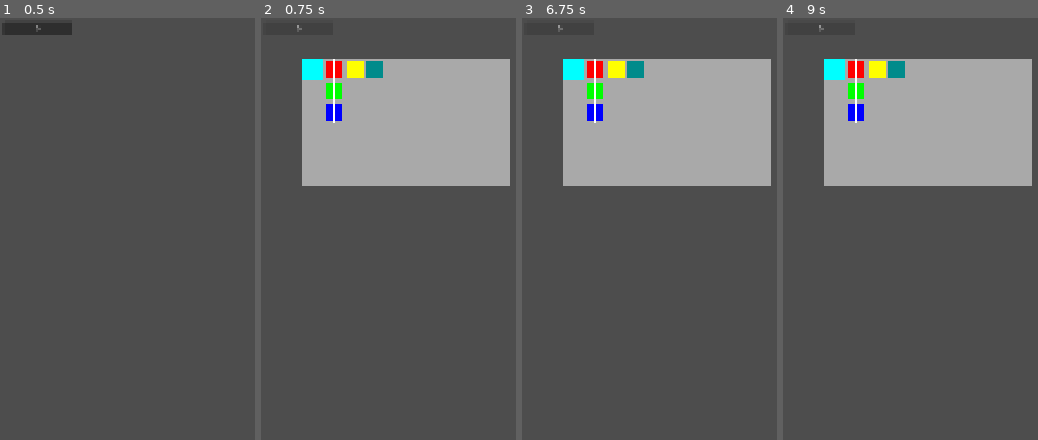
Above: before the commit, frames 1-4 (left to right).
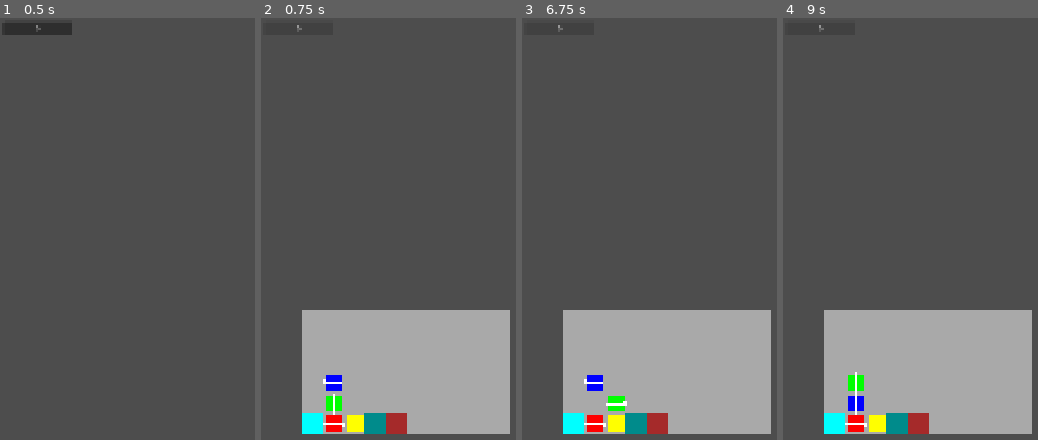
Above: after the commit, the same moments.

Repository: ggestein/jigsaw-of-the-sinking-star
Game: Godot game, scene res://scenes/tests/test_core_gameplay.tscn
The game is run twice, just before and just after one commit, with the same random seed, the same clock (stepped at 60 frames per second) and the same inputs. The project has no main scene, so this scene is started directly.
Inputs:
- Up to frame 1 (0.5 s): no input
- Up to frame 2 (0.75 s): click "0" at 0.5 s
- Up to frame 3 (6.75 s): tap Enter at 1.25, 2.75, 4.25 s; hold D 1.28-2.03 s; tap R at 1.35, 3.05, 3.6, 5.3, 5.85 s; tap C at 1.55, 2.1, 3.8, 4.35, 6.05, 6.6 s; tap Space at 2, 3.5, 5 s; hold S 2.03-2.78 s; tap Z at 2.3, 2.85, 4.55, 5.1 s; hold D 2.78-3.53 s; hold W 3.53-4.28 s; hold A 4.28-5.78 s; hold S 5.78-6.53 s; hold D from 6.53 s (still down)
- Up to frame 4 (9 s): tap Z at 6.8, 7.35 s; release D at 7.28 s; hold W 7.28-8.03 s; tap R at 7.55, 8.1 s; hold D 8.03-8.78 s; tap C at 8.3, 8.85 s; hold S from 8.78 s (still down)

Frame 1 is identical in both runs. In frame 2, 49% of the frame differs, in the area x 16-98%, y 9-99%; in frame 3, 49%; in frame 4, 49%.

Commit message:
core gameplay basic

Diff:
--- a/scripts/core_gameplay.gd
+++ b/scripts/core_gameplay.gd
@@ -23,7 +23,7 @@
 class GameState:
 	var current_character_index: int
 	var characters: Array[CharacterInstance] # the order matters
-	var boxs: Array[Vector2i]
+	var boxes: Array[Vector2i]
 	var pads_active: Array[bool]
 	var doors_unlock: Array[bool]
 
@@ -39,7 +39,7 @@
 }
 class Event:
 	var type: EventType
-	var params: Array[Variant]
+	var args: Array[Variant]
 
 static func normalize_state(level_data: LevelData, state: GameState):
 	state.pads_active = calculate_pads_active(level_data, state)
@@ -71,7 +71,7 @@
 		cur_state.current_character_index = (cur_state.current_character_index + 1) % len(cur_state.characters)
 		var evt := Event.new()
 		evt.type = EventType.SWITCH
-		evt.params = [cur_state.current_character_index]
+		evt.args = [cur_state.current_character_index]
 		events.append(evt)
 	else:
 		var cur_state = game_inst.history_states[len(game_inst.history_states) - 1]
@@ -79,30 +79,148 @@
 		if next_state:
 			game_inst.history_states.append(next_state)
 
+static func util_is_position_blocked(level_data: LevelData, state: GameState, position: Vector2i) -> bool:
+	if not level_data.range.has_point(position):
+		return true
+	if level_data.obstacles.has(position):
+		return true
+	for door_idx in range(0, len(level_data.doors)):
+		var door_data := level_data.doors[door_idx]
+		if door_data.position == position and not state.doors_unlock[door_idx]:
+			return true
+	return false
+static func util_find_movable_in_position(state: GameState, position: Vector2i) -> Array:
+	for ch_idx in range(0, len(state.characters)):
+		if position == state.characters[ch_idx].inst_position:
+			return [1, ch_idx]
+	for box_idx in range(0, len(state.boxes)):
+		if position == state.boxes[box_idx]:
+			return [2, box_idx]
+	return [0, 0]
+
 static func calculate_next_state(input: PlayerInput, level_data: LevelData, state: GameState, events: Array[Event]):
 	var next_state := GameState.new()
 	next_state.current_character_index = state.current_character_index
 	next_state.characters = []
+	# input to direction
+	var move_vec := Vector2i.ZERO
+	var next_face := -1
+	if input == PlayerInput.MOVE_UP:
+		move_vec = Vector2i(0, 1)
+		next_face = 0
+	elif input == PlayerInput.MOVE_RIGHT:
+		move_vec = Vector2i(1, 0)
+		next_face = 1
+	elif input == PlayerInput.MOVE_DOWN:
+		move_vec = Vector2i(0, -1)
+		next_face = 2
+	elif input == PlayerInput.MOVE_LEFT:
+		move_vec = Vector2i(-1, 0)
+		next_face = 3
+	# character movement
+	var passive_moves = []
 	for idx in range(0, len(state.characters)):
 		var ch := state.characters[idx]
 		var new_char_inst := CharacterInstance.new()
-		new_char_inst.inst_id = ch.inst_id
-		new_char_inst.inst_cls = ch.inst_cls
-		new_char_inst.inst_position = ch.inst_position + Vector2i.UP
+		var chr_move_vec := move_vec if idx == state.current_character_index else Vector2i.ZERO
+		var new_position := ch.inst_position + chr_move_vec
+		if util_is_position_blocked(level_data, state, new_position):
+			chr_move_vec = Vector2i.ZERO
+		# handle abilities
+		if state.current_character_index == idx:
+			# warrior ability
+			if level_data.character_data[idx] == CharacterClass.WARRIOR:
+				if chr_move_vec != Vector2i.ZERO:
+					var has_next = true
+					var next_check_pos = new_position
+					var next_pushable_valid = false
+					var next_pushable_type = 0 # 0: unkown; 1: character; 2: box
+					var next_pushable_idx = -1
+					while has_next:
+						has_next = false
+						if util_is_position_blocked(level_data, state, next_check_pos):
+							passive_moves.clear() # Collide: no passive moves
+							chr_move_vec = Vector2i.ZERO # Collide: no active moves
+							break
+						var movable_info = util_find_movable_in_position(state, next_check_pos)
+						if movable_info[0] != 0:
+							next_check_pos = next_check_pos + chr_move_vec
+							has_next = true
+							passive_moves.append([movable_info[0], movable_info[1], next_check_pos])
+			# thief ability
+			if level_data.character_data[idx] == CharacterClass.THIEF:
+				var thief_move_target_movable_info = util_find_movable_in_position(state, ch.inst_position + chr_move_vec)
+				if thief_move_target_movable_info[0] == 0: # thief cannot push
+					var back_check_pos = ch.inst_position - chr_move_vec
+					var movable_info = util_find_movable_in_position(state, back_check_pos)
+					if movable_info[0] != 0:
+						passive_moves.append([movable_info[0], movable_info[1], ch.inst_position])
+				else:
+					chr_move_vec = Vector2i.ZERO
+			# mage ability
+			if level_data.character_data[idx] == CharacterClass.MAGE:
+				var has_next = true
+				var next_check_pos = new_position
+				while has_next:
+					has_next = false
+					if util_is_position_blocked(level_data, state, next_check_pos):
+						break
+					var movable_info = util_find_movable_in_position(state, next_check_pos)
+					if movable_info[0] != 0: # mage casts teleport and exchanges position
+						chr_move_vec = Vector2i.ZERO
+						passive_moves.append([1, idx, next_check_pos])
+						passive_moves.append([movable_info[0], movable_info[1], ch.inst_position])
+					else:
+						has_next = true
+						next_check_pos = next_check_pos + chr_move_vec
+
+		new_char_inst.inst_position = ch.inst_position + chr_move_vec
+		var chr_next_face := next_face if idx == state.current_character_index else -1
+		new_char_inst.inst_face = chr_next_face if chr_next_face != -1 else ch.inst_face
 		next_state.characters.append(new_char_inst)
-	next_state.boxs = []
-	for b in state.boxs:
-		next_state.boxs.append(b)
+
+	next_state.boxes = []
+	for b in state.boxes:
+		next_state.boxes.append(b)
+
+	# handle passive move
+	for pm in passive_moves:
+		var pm_t = pm[0]
+		var pm_idx = pm[1]
+		var pm_pos = pm[2]
+		if pm_t == 1:
+			next_state.characters[pm_idx].inst_position = pm_pos
+		elif pm_t == 2:
+			next_state.boxes[pm_idx] = pm_pos
+
+	next_state.pads_active = calculate_pads_active(level_data, next_state)
+	next_state.doors_unlock = calculate_doors_active(level_data, next_state)
 	return next_state
 
 static func calculate_pads_active(level_data: LevelData, state: GameState) -> Array[bool]:
 	var result: Array[bool] = []
 	for i in range(0, len(level_data.pads)):
-		result.append(false)
+		var has_obj_above = false
+		for chr in state.characters:
+			if chr.inst_position == level_data.pads[i]:
+				has_obj_above = true
+				break
+		if not has_obj_above:
+			for box in state.boxes:
+				if box == level_data.pads[i]:
+					has_obj_above = true
+					break
+		result.append(has_obj_above)
 	return result
 
 static func calculate_doors_active(level_data: LevelData, state: GameState) -> Array[bool]:
 	var result: Array[bool] = []
 	for i in range(0, len(level_data.doors)):
-		result.append(false)
+		var door_data := level_data.doors[i]
+		var has_inactive_pad := false
+		for idx in door_data.need_pads_indices:
+			if not state.pads_active[idx]:
+				has_inactive_pad = true
+				break
+		result.append(not has_inactive_pad)
 	return result
--- a/scripts/tests/test_core_gameplay.gd
+++ b/scripts/tests/test_core_gameplay.gd
@@ -41,6 +41,7 @@
 		var door_data := CoreGameplay.DoorData.new()
 		door_data.position = dc.position
 		door_data.need_pads_indices = dc.need_pads_indices
+		level_data.doors.append(door_data)
 	var initial_state := CoreGameplay.GameState.new()
 	initial_state.current_character_index = 0
 	initial_state.characters = []
@@ -49,9 +50,9 @@
 		char_inst.inst_position = cc.inst_pos
 		char_inst.inst_face = cc.inst_face
 		initial_state.characters.append(char_inst)
-	initial_state.boxs = []
+	initial_state.boxes = []
 	for b in level_config.boxes:
-		initial_state.boxs.append(b)
+		initial_state.boxes.append(b)
 	var result := GameInstanceArgs.new()
 	result.level_data = level_data
 	result.initial_state = initial_state
@@ -68,17 +69,17 @@
 	var char_config := CharacterConfig.new()
 	char_config.inst_cls = CoreGameplay.CharacterClass.WARRIOR
 	char_config.inst_pos = Vector2i(1, 0)
-	char_config.inst_face = 0
+	char_config.inst_face = 1
 	level_config.characters.append(char_config)
 	char_config = CharacterConfig.new()
 	char_config.inst_cls = CoreGameplay.CharacterClass.THIEF
 	char_config.inst_pos = Vector2i(1, 1)
-	char_config.inst_face = 0
+	char_config.inst_face = 2
 	level_config.characters.append(char_config)
 	char_config = CharacterConfig.new()
 	char_config.inst_cls = CoreGameplay.CharacterClass.MAGE
 	char_config.inst_pos = Vector2i(1, 2)
-	char_config.inst_face = 0
+	char_config.inst_face = 3
 	level_config.characters.append(char_config)
 	level_config.boxes = [
 		Vector2i(2, 0)
@@ -88,7 +89,7 @@
 	]
 	var door_config: DoorConfig = DoorConfig.new();
 	door_config.position = Vector2i(4, 0)
-	door_config.need_pads_indices = []
+	door_config.need_pads_indices = [0]
 	level_config.doors.append(door_config)
 	level_configs.append(level_config)
 
@@ -109,10 +110,54 @@
 	setup_all_level_configs()
 	setup_buttons()
 
+func _input(evt: InputEvent) -> void:
+	if current_game_instance == null:
+		return
+	if evt is InputEventKey:
+		var evt_key = evt as InputEventKey
+		if evt_key.is_pressed() and not evt_key.is_echo():
+			var ipt: CoreGameplay.PlayerInput = CoreGameplay.PlayerInput.MOVE_UP
+			var has_ipt := false
+			if evt_key.keycode == KEY_W:
+				ipt = CoreGameplay.PlayerInput.MOVE_UP
+				has_ipt = true
+			elif evt_key.keycode == KEY_D:
+				ipt = CoreGameplay.PlayerInput.MOVE_RIGHT
+				has_ipt = true
+			elif evt_key.keycode == KEY_S:
+				ipt = CoreGameplay.PlayerInput.MOVE_DOWN
+				has_ipt = true
+			elif evt_key.keycode == KEY_A:
+				ipt = CoreGameplay.PlayerInput.MOVE_LEFT
+				has_ipt = true
+			elif evt_key.keycode == KEY_R:
+				ipt = CoreGameplay.PlayerInput.RESET
+				has_ipt = true
+			elif evt_key.keycode == KEY_C:
+				ipt = CoreGameplay.PlayerInput.SWITCH
+				has_ipt = true
+			elif evt_key.keycode == KEY_Z:
+				ipt = CoreGameplay.PlayerInput.REWIND
+				has_ipt = true
+			if has_ipt:
+				var output_events: Array[CoreGameplay.Event] = []
+				CoreGameplay.core_gameplay_handle_input(ipt, current_game_instance, output_events)
+				print("INPUT: %s" % ipt)
+				print("EVENTS_COUNT: %s" % len(output_events))
+				for output_event in output_events:
+					var line = ""
+					line += "- %s :: [" % output_event.type
+					for arg_idx in range(0, len(output_event.args)):
+						line += str(output_event.args[arg_idx])
+						if arg_idx < len(output_event.args) - 1:
+							line += ","
+					line += "]"
+					print(line)
+
 func draw_range(range: Rect2i, color: Color, padding: float = 0.0):
 	var rect = Rect2(
 		range.position.x * 50.0 + 100.0 + padding,
-		range.position.y * 50.0 + 100.0 + padding,
+		1000 - (range.position.y + range.size.y) * 50.0 + padding,
 		range.size.x * 50 - padding * 2,
 		range.size.y * 50 - padding * 2
 	)
@@ -120,16 +165,16 @@
 
 func draw_arrow(pos: Vector2i, face: int):
 	var center_x := pos.x * 50 + 125.0
-	var center_y := pos.y * 50 + 125.0
+	var center_y := 975.0 - pos.y * 50
 	if face == 0:
 		draw_line(Vector2(center_x, center_y - 22.0), Vector2(center_x, center_y + 22.0), Color.WHITE)
-		draw_circle(Vector2(center_x, center_y + 22.0), 5, Color.WHITE)
+		draw_circle(Vector2(center_x, center_y - 22.0), 5, Color.WHITE)
 	elif face == 1:
 		draw_line(Vector2(center_x - 22.0, center_y), Vector2(center_x + 22.0, center_y), Color.WHITE)
 		draw_circle(Vector2(center_x + 22.0, center_y), 5, Color.WHITE)
 	elif face == 2:
 		draw_line(Vector2(center_x, center_y - 22.0), Vector2(center_x, center_y + 22.0), Color.WHITE)
-		draw_circle(Vector2(center_x, center_y - 22.0), 5, Color.WHITE)
+		draw_circle(Vector2(center_x, center_y + 22.0), 5, Color.WHITE)
 	else:
 		draw_line(Vector2(center_x - 22.0, center_y), Vector2(center_x + 22.0, center_y), Color.WHITE)
 		draw_circle(Vector2(center_x - 22.0, center_y), 5, Color.WHITE)
@@ -157,13 +202,19 @@
 			cl = Color.BLUE
 		draw_range(Rect2i(ci.inst_position.x, ci.inst_position.y, 1, 1), cl, 5)
 		draw_arrow(ci.inst_position, ci.inst_face)
-	for box in current_state.boxs:
+	for box in current_state.boxes:
 		draw_range(Rect2i(box.x, box.y, 1, 1), Color.YELLOW, 5)
 	for idx in range(0, len(current_state.pads_active)):
 		var pad_pos = level_data.pads[idx]
 		var pad_active = current_state.pads_active[idx]
-		draw_range(Rect2i(pad_pos.x, pad_pos.y, 1, 1), Color.DARK_CYAN, 5)
+		var color = Color.DARK_CYAN
+		if pad_active:
+			color = Color(color.r, color.g, color.b, 0.4)
+		draw_range(Rect2i(pad_pos.x, pad_pos.y, 1, 1), color)
 	for idx in range(0, len(current_state.doors_unlock)):
-		var door_pos = level_data.doors[idx]
-		var door_active = current_state.doors_unlock[idx]
-		draw_range(Rect2i(door_pos.x, door_pos.y, 1, 1), Color.BROWN, 5)
+		var door_pos = level_data.doors[idx].position
+		var door_unlock = current_state.doors_unlock[idx]
+		var color = Color.BROWN
+		if door_unlock:
+			color = Color(color.r, color.g, color.b, 0.4)
+		draw_range(Rect2i(door_pos.x, door_pos.y, 1, 1), color)
